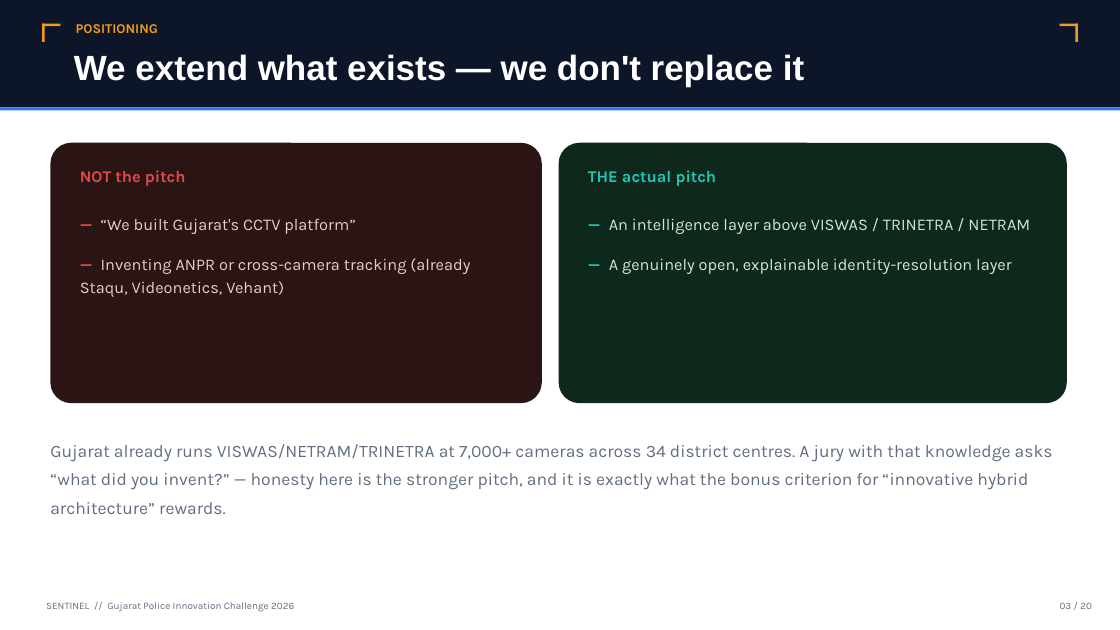
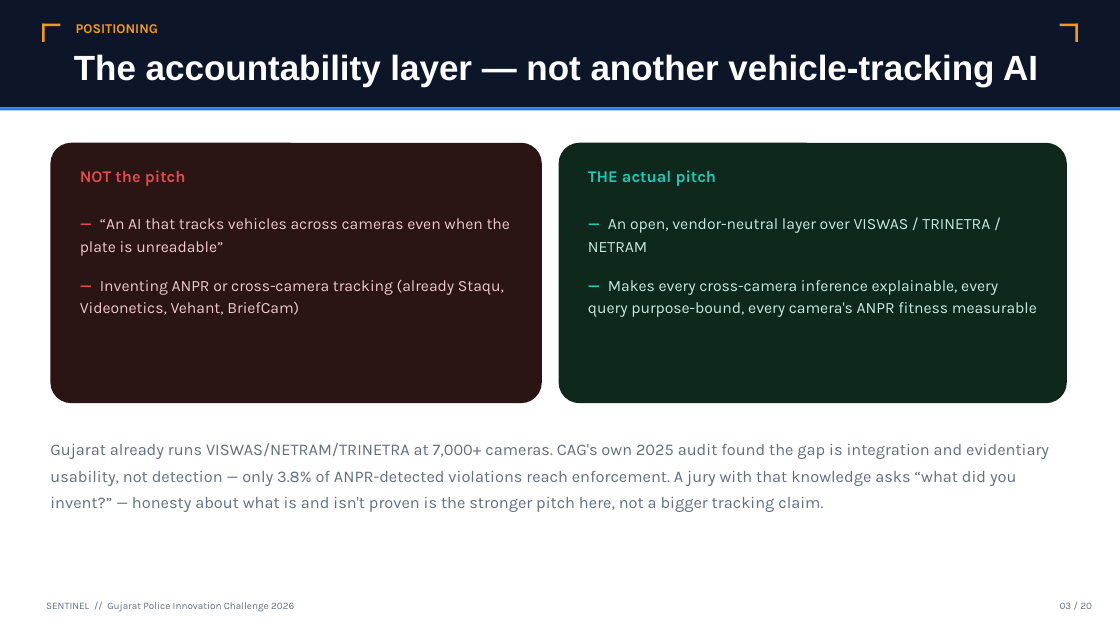
Before and after one commit to lekkalaharsha/sentinel-gujarat-police, a slide deck: slide 4 of docs/assets/Sentinel_Solution_Presentation.pptx. Drawn at 1120x630 pixels with LibreOffice and Linux fonts; fonts in the diff are those of the drawing. Boxes give left, top, right and bottom in pixels: in the first picture for what was removed or moved away, otherwise in the second. Text is boxed around its words. In the diff, an @@ line names an element or a change of style, - is before the commit and + after.

```diff
--- a/docs/assets/Sentinel_Solution_Presentation.pptx
+++ b/docs/assets/Sentinel_Solution_Presentation.pptx
@@ text at box(74, 54, 1038, 87): text changed @@
-We extend what exists — we don't replace it
+The accountability layer — not another vehicle-tracking AI
@@ text at box(80, 218, 510, 315): text changed; size 14 to 13.5 pt @@
-— “We built Gujarat's CCTV platform”
-— Inventing ANPR or cross-camera tracking (already Staqu, Videonetics, Vehant)
+— “An AI that tracks vehicles across cameras even when the plate is unreadable”
+— Inventing ANPR or cross-camera tracking (already Staqu, Videonetics, Vehant, BriefCam)
@@ text at box(588, 218, 1037, 317): text changed; size 14 to 13.5 pt @@
-— An intelligence layer above VISWAS / TRINETRA / NETRAM
-— A genuinely open, explainable identity-resolution layer
+— An open, vendor-neutral layer over VISWAS / TRINETRA / NETRAM
+— Makes every cross-camera inference explainable, every query purpose-bound, every camera's ANPR fitness measurable
@@ text at box(50, 443, 1049, 512): text changed; size 15 to 14 pt @@
-Gujarat already runs VISWAS/NETRAM/TRINETRA at 7,000+ cameras across 34 district centres. A jury with that knowledge asks “what did you invent?” — honesty here is the stronger pitch, and it is exactly what the bonus criterion for “innovative hybrid architecture” rewards.
+Gujarat already runs VISWAS/NETRAM/TRINETRA at 7,000+ cameras. CAG's own 2025 audit found the gap is integration and evidentiary usability, not detection — only 3.8% of ANPR-detected violations reach enforcement. A jury with that knowledge asks “what did you invent?” — honesty about what is and isn't proven is the stronger pitch here, not a bigger tracking claim.
```
Also in this commit, not shown: 13 other slides changed, 1 slide added, 1 slide removed, 1 other file.
